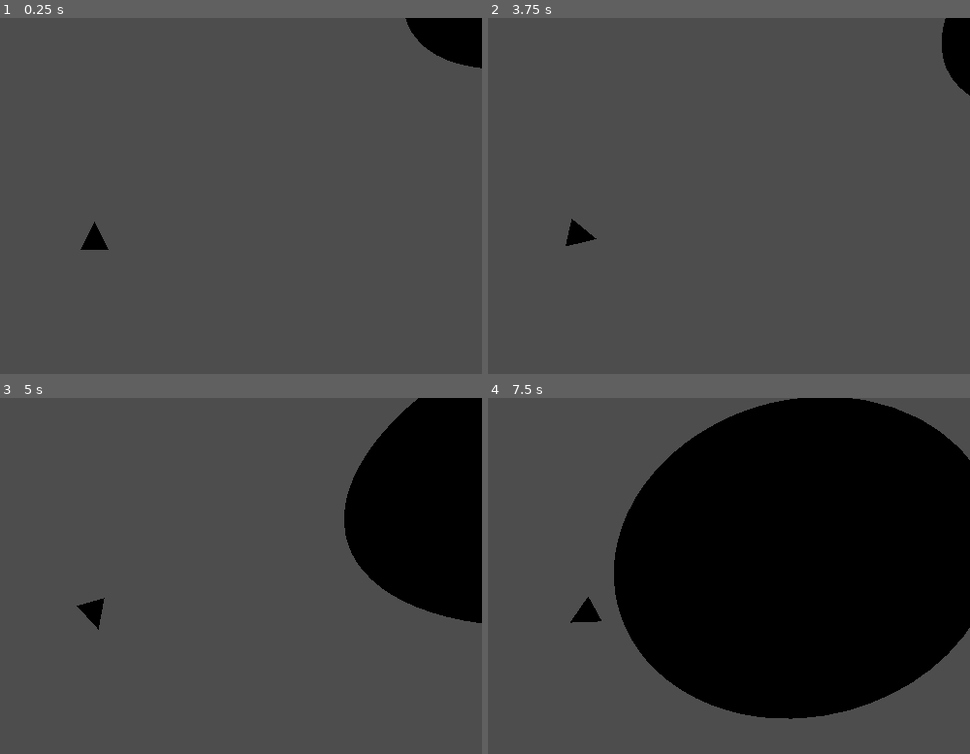
Above: before the commit, frames 1-4 (two rows, left to right).
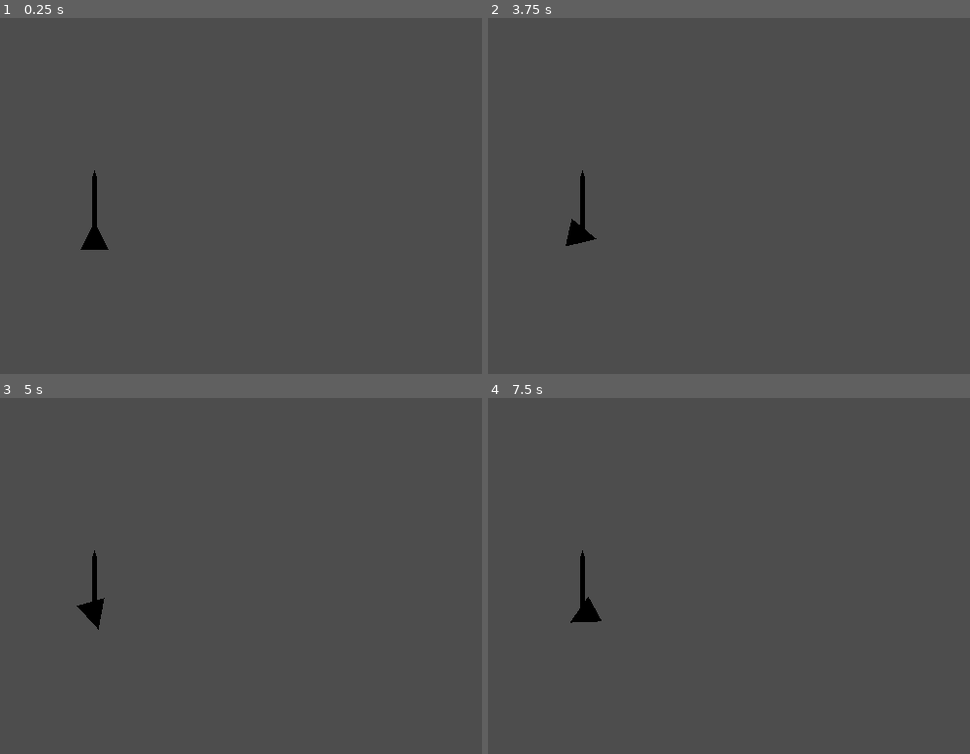
Above: after the commit, the same moments.

Repository: aasssddddii/NSJS-Oct-OffSeason-Jam
Game: Godot game, scene res://Scenes/test_scene_3d.tscn
Same seed, same stepped clock (60 frames per second), same inputs: the game is played once before the commit and once after it.
Inputs:
- Up to frame 1 (0.25 s): no input
- Up to frame 2 (3.75 s): tap Enter at 0.5 s; hold D (player_right) 0.53-1.28 s; tap Shift (stage_2) every 0.75 s from 0.6 to 3.6 s; hold S (player_brakes) 1.28-2.03 s; hold D (player_right) 2.03-2.78 s; hold W (player_thruster) 2.78-3.53 s; hold A (player_left) from 3.53 s (still down)
- Up to frame 3 (5 s): keep holding A (player_left); tap Shift (stage_2) at 4.35 s
- Up to frame 4 (7.5 s): release A (player_left) at 5.03 s; hold S (player_brakes) 5.03-5.78 s; tap Shift (stage_2) every 0.75 s from 5.1 to 7.35 s; hold D (player_right) 5.78-6.53 s; hold W (player_thruster) 6.53-7.28 s; hold D (player_right) from 7.28 s (still down)

The runs differ from the first frame. In frame 1, 1.8% of the frame differs, in the area x 19-100%, y 0-59%; in frame 2, 1.2%; in frame 3, 14%; in frame 4, 55%, in the area x 19-100%, y 0-91%.

Commit message:
updated player controller

Diff:
--- /dev/null
+++ b/Prefabs/gravity_arrow.tscn
@@ -0,0 +1,25 @@
+[gd_scene load_steps=4 format=3 uid="uid://drtskv8kog4y"]
+
+[ext_resource type="Script" uid="uid://fj8lprrywjou" path="res://Scripts/gravity_arrow.gd" id="1_5l4g4"]
+
+[sub_resource type="CylinderMesh" id="CylinderMesh_j8lsp"]
+top_radius = 0.1
+bottom_radius = 0.1
+
+[sub_resource type="CylinderMesh" id="CylinderMesh_mt41p"]
+top_radius = 0.01
+bottom_radius = 0.1
+height = 0.3
+
+[node name="Arrow_Pivot" type="Node3D"]
+script = ExtResource("1_5l4g4")
+
+[node name="MeshInstance3D2" type="MeshInstance3D" parent="."]
+transform = Transform3D(1, 0, 0, 0, 1, 0, 0, 0, 1, 0, 1.0134153, 0)
+mesh = SubResource("CylinderMesh_j8lsp")
+skeleton = NodePath("../..")
+
+[node name="MeshInstance3D3" type="MeshInstance3D" parent="."]
+transform = Transform3D(1, 0, 0, 0, 1, 0, 0, 0, 1, 0, 2.1509798, 0)
+mesh = SubResource("CylinderMesh_mt41p")
+skeleton = NodePath("../..")
--- a/Prefabs/planet_template.tscn
+++ b/Prefabs/planet_template.tscn
@@ -1,20 +1,22 @@
-[gd_scene load_steps=5 format=3 uid="uid://c1wvgevhcgjj2"]
+[gd_scene load_steps=6 format=3 uid="uid://c1wvgevhcgjj2"]
 
 [ext_resource type="Script" uid="uid://36rg5kglhpow" path="res://Scripts/planet.gd" id="1_u6g6f"]
+[ext_resource type="Resource" uid="uid://ci3d2riso5r1b" path="res://Resources/Test_Planet.tres" id="2_8ffa6"]
 
 [sub_resource type="SphereMesh" id="SphereMesh_74t83"]
 
 [sub_resource type="SphereShape3D" id="SphereShape3D_oyc4c"]
-radius = 4.898943
+radius = 10.100076
 
 [sub_resource type="SphereShape3D" id="SphereShape3D_wxoy5"]
-radius = 14.09889
+radius = 28.672031
 
 [node name="Planet" type="StaticBody3D" groups=["Planet"]]
 script = ExtResource("1_u6g6f")
+planet_resource = ExtResource("2_8ffa6")
 
 [node name="MeshInstance3D" type="MeshInstance3D" parent="."]
-transform = Transform3D(9.754949, 0, 0, 0, 9.754949, 0, 0, 0, 9.754949, 0, 0, 0)
+transform = Transform3D(20.025, 0, 0, 0, 20.025, 0, 0, 0, 20.025, 0, 0, 0)
 mesh = SubResource("SphereMesh_74t83")
 
 [node name="surface" type="CollisionShape3D" parent="."]
--- /dev/null
+++ b/Resources/Planet_Resource_Template.gd
@@ -0,0 +1,6 @@
+extends Resource
+class_name PlanetResource
+
+@export var name:String
+@export var gravity_strength:float = 1.0
+@export var mass:float = .7
--- /dev/null
+++ b/Resources/Test_Planet.tres
@@ -0,0 +1,10 @@
+[gd_resource type="Resource" script_class="PlanetResource" load_steps=2 format=3 uid="uid://ci3d2riso5r1b"]
+
+[ext_resource type="Script" uid="uid://x8s0y2cuh4sr" path="res://Resources/Planet_Resource_Template.gd" id="1_w2qws"]
+
+[resource]
+script = ExtResource("1_w2qws")
+name = "Test"
+gravity_strength = 1.0
+mass = 0.7
+metadata/_custom_type_script = "uid://x8s0y2cuh4sr"
--- /dev/null
+++ b/Resources/Test_Planet_2.tres
@@ -0,0 +1,10 @@
+[gd_resource type="Resource" script_class="PlanetResource" load_steps=2 format=3 uid="uid://jtyouscftwhw"]
+
+[ext_resource type="Script" uid="uid://x8s0y2cuh4sr" path="res://Resources/Planet_Resource_Template.gd" id="1_2g8wk"]
+
+[resource]
+script = ExtResource("1_2g8wk")
+name = "Test"
+gravity_strength = 1.0
+mass = 1.0
+metadata/_custom_type_script = "uid://x8s0y2cuh4sr"
--- a/Scenes/test_scene_3d.tscn
+++ b/Scenes/test_scene_3d.tscn
@@ -1,17 +1,9 @@
-[gd_scene load_steps=8 format=3 uid="uid://f2q8t37hxp45"]
+[gd_scene load_steps=5 format=3 uid="uid://f2q8t37hxp45"]
 
 [ext_resource type="PackedScene" uid="uid://dfxqgwgng77rm" path="res://Prefabs/player_3d.tscn" id="1_byp1c"]
 [ext_resource type="Texture2D" uid="uid://cjoyfs0bftmct" path="res://sprites/test sprites/bg.webp" id="2_74t83"]
+[ext_resource type="PackedScene" uid="uid://c1wvgevhcgjj2" path="res://Prefabs/planet_template.tscn" id="3_4ql7k"]
 [ext_resource type="Script" uid="uid://dpk0jhx0nvune" path="res://Scripts/camera_controller.gd" id="3_oyc4c"]
-[ext_resource type="Script" uid="uid://36rg5kglhpow" path="res://Scripts/planet.gd" id="3_wxoy5"]
-
-[sub_resource type="SphereMesh" id="SphereMesh_74t83"]
-
-[sub_resource type="SphereShape3D" id="SphereShape3D_oyc4c"]
-radius = 4.898943
-
-[sub_resource type="SphereShape3D" id="SphereShape3D_wxoy5"]
-radius = 14.09889
 
 [node name="Test_Scene_3d" type="Node3D"]
 
@@ -23,37 +15,8 @@
 visible = false
 texture = ExtResource("2_74t83")
 
-[node name="Planet" type="StaticBody3D" parent="." groups=["Planet"]]
-transform = Transform3D(1, 0, 0, 0, 1, 0, 0, 0, 1, 18.018927, 11.515174, 1.9073486e-06)
-script = ExtResource("3_wxoy5")
-
-[node name="MeshInstance3D" type="MeshInstance3D" parent="Planet"]
-transform = Transform3D(9.754949, 0, 0, 0, 9.754949, 0, 0, 0, 9.754949, 0, 0, 0)
-mesh = SubResource("SphereMesh_74t83")
-
-[node name="surface" type="CollisionShape3D" parent="Planet"]
-shape = SubResource("SphereShape3D_oyc4c")
-
-[node name="Gravity Field" type="Area3D" parent="Planet"]
-
-[node name="CollisionShape3D" type="CollisionShape3D" parent="Planet/Gravity Field"]
-shape = SubResource("SphereShape3D_wxoy5")
-
-[node name="Planet2" type="StaticBody3D" parent="." groups=["Planet"]]
-transform = Transform3D(1, 0, 0, 0, 1, 0, 0, 0, 1, -0.027402878, 33.933743, 1.9073486e-06)
-script = ExtResource("3_wxoy5")
-
-[node name="MeshInstance3D" type="MeshInstance3D" parent="Planet2"]
-transform = Transform3D(9.754949, 0, 0, 0, 9.754949, 0, 0, 0, 9.754949, 0, 0, 0)
-mesh = SubResource("SphereMesh_74t83")
-
-[node name="surface" type="CollisionShape3D" parent="Planet2"]
-shape = SubResource("SphereShape3D_oyc4c")
-
-[node name="Gravity Field" type="Area3D" parent="Planet2"]
-
-[node name="CollisionShape3D" type="CollisionShape3D" parent="Planet2/Gravity Field"]
-shape = SubResource("SphereShape3D_wxoy5")
+[node name="Planet" parent="." instance=ExtResource("3_4ql7k")]
+transform = Transform3D(1, 0, 0, 0, 1, 0, 0, 0, 1, 35.352173, 28.189514, 1.9073486e-06)
 
 [node name="Camera3D" type="Camera3D" parent="." node_paths=PackedStringArray("target")]
 transform = Transform3D(1, 0, 0, 0, 1, 0, 0, 0, 1, 0, 0, 2.339757)
--- a/Scripts/Character_Controller.gd
+++ b/Scripts/Character_Controller.gd
@@ -10,7 +10,7 @@
 
 const rotate_power:int = 10
 const boost_power = 20
-const break_power = 25 #higher number = longer slowdown time
+const break_power = 50 #higher number = longer slowdown time
 
 func _integrate_forces(state: PhysicsDirectBodyState3D) -> void:
 	gravity_force = Vector3.ZERO
@@ -18,8 +18,8 @@
 		var direction = global_position - planet.global_position
 		var distance = direction.length()
 		if distance > 0:
-			var gravity_constant = planet.gravity_strength
-			var gravity_amount = (gravity_constant * planet.mass) / distance
+			var gravity_constant = planet.planet_resource.gravity_strength
+			var gravity_amount = (gravity_constant * planet.planet_resource.mass) / distance
 			gravity_force += direction.normalized() * gravity_amount
 	# Apply gravity to velocity
 	state.linear_velocity -= gravity_force
--- /dev/null
+++ b/Scripts/gravity_arrow.gd
@@ -0,0 +1,10 @@
+extends Node3D
+
+var player:CharacterController
+
+func setup_arrow(input_node:CharacterController):
+	player = input_node
+
+func _process(_delta: float) -> void:
+	if player != null:
+		global_position = player.global_position
--- a/Scripts/planet.gd
+++ b/Scripts/planet.gd
@@ -3,14 +3,15 @@
 
 
 @onready var gravity_field = $"Gravity Field"
-
+@export var planet_resource:PlanetResource
 #Planet Variables
-var gravity_strength:float = 1
-var mass:float = .5
+#var gravity_strength:float = 1
+#var mass:float = .5
 
 func _ready() -> void:
 	gravity_field.body_entered.connect(apply_gravity)
 	gravity_field.body_exited.connect(remove_gravity)
+	#planet_resource = load("res://Resources/Test_Planet.tres")
 
 func apply_gravity(body):
 	if body.is_in_group("Player"):
--- a/Scripts/player_controller.gd
+++ b/Scripts/player_controller.gd
@@ -6,28 +6,39 @@
 var time_in_stage_2:float
 var can_stage_2:bool
 var in_stage_2:bool
+var planet_connected:bool
+
+@onready var arrow_prefab = preload("res://Prefabs/gravity_arrow.tscn")
+var arrow_pivot
 
 
 func _ready() -> void:#setup camera dynamically
 	body_entered.connect(collision_handler)
-	pass
+	body_exited.connect(planet_disconnecter)
+	arrow_pivot = arrow_prefab.instantiate()
+	get_parent_node_3d().add_child.call_deferred(arrow_pivot)
+	arrow_pivot.setup_arrow(self)
+
 
 func _process(delta: float) -> void:
 	if in_stage_2:
-		if time_in_stage_2 > stage_2_duration && can_stage_2:
-			can_stage_2 = false
+		#doubleboosting
+		if time_in_stage_2 > stage_2_duration:
 			in_stage_2 = false
-			print("i cant stage 2")
 		else:
 			time_in_stage_2 += delta
 			print("i am stage 2 ing")
-	else:
-		if time_since_stage_2 > stage_2_timeout && !can_stage_2:
-			can_stage_2 = true
-		else:
-			time_since_stage_2 += delta
 
 func process_movement(state: PhysicsDirectBodyState3D) -> void:
+	if gravity_force != Vector3.ZERO:
+		var rotation_rad = Vector2(gravity_force.x,gravity_force.y).angle()
+		print("looking at: ", rad_to_deg(rotation_rad))
+		arrow_pivot.rotation_degrees.x = rad_to_deg(rotation_rad)
+		arrow_pivot.visible = true
+	else:
+		#arrow_pivot.visible = false
+		pass
+
 	rotation_dir = Input.get_axis("player_left","player_right")
 	#print("rotation direction: ", rotation_dir)
 	current_thrust = Vector3.ZERO
@@ -58,4 +69,10 @@
 func collision_handler(body:PhysicsBody3D):
 	if body.is_in_group("Planet"):
 		can_stage_2 = true
+		planet_connected = true
 		print("body: ",body)
+
+func planet_disconnecter(body:PhysicsBody3D):
+	if body.is_in_group("Planet"):
+		planet_connected = false
+		can_stage_2 = false
Not shown, added: Resources/Planet_Resource_Template.gd.uid
Not shown, added: Scripts/gravity_arrow.gd.uid
